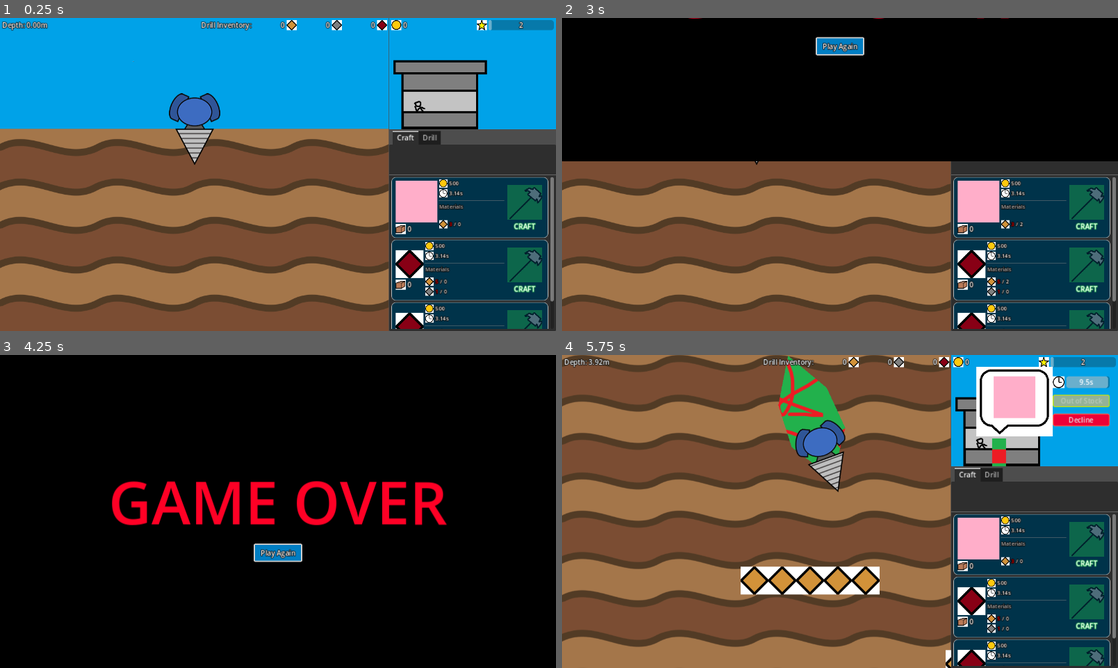
Above: before the commit, frames 1-4 (two rows, left to right).
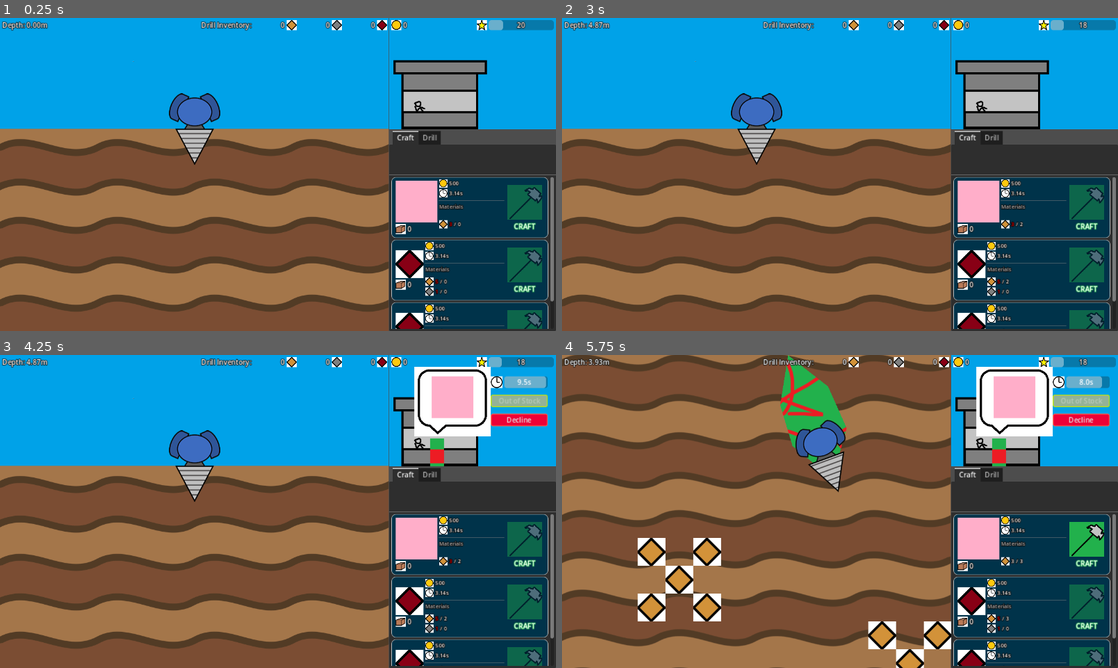
Above: after the commit, the same moments.

Repository: aNotSoCleverName/mechanicore
Game: Godot game, scene res://Main.tscn
Same seed, same stepped clock (60 frames per second), same inputs: the game is played once before the commit and once after it.
Inputs (mouse positions are in pixels of both pictures, inside the frame that each line leads up to):
- Up to frame 1 (0.25 s): no input
- Up to frame 2 (3 s): tap Enter (ui_accept) at 0.5, 0.77, 1.52 s; hold Right (ui_right) 0.53-1.28 s; tap R at 0.6, 1.35, 2.1 s; hold Left (ui_left) 1.28-2.03 s; hold Right (ui_right) 2.03-2.75 s; click "Decline" at 2.75 s
- Up to frame 3 (4.25 s): click (278, 527) at 3.5 s, where only the run before the commit has a clickable "Play Again"
- Up to frame 4 (5.75 s): click (840, 552) at 4.25 s, where only the run before the commit has a clickable "Play Again"; tap Enter (ui_accept) at 5, 5.27 s; hold Right (ui_right) from 5.03 s (still down); tap R at 5.1 s

The runs differ from the first frame. In frame 1, 0.1% of the frame differs, in the area x 87-95%, y 0-4%; in frame 2, 45%; in frame 3, 99%, in the area x 0-100%, y 0-100%; in frame 4, 9.1%.

Commit message:
Changed default reputation to 20

Diff:
--- a/Base/Shop/Reputation.gd
+++ b/Base/Shop/Reputation.gd
@@ -1,6 +1,6 @@
 extends HBoxContainer
 
-const DEFAULT_REPUTATION = 2;
+const DEFAULT_REPUTATION = 20;
 
 var _reputation: int:
 	get:
